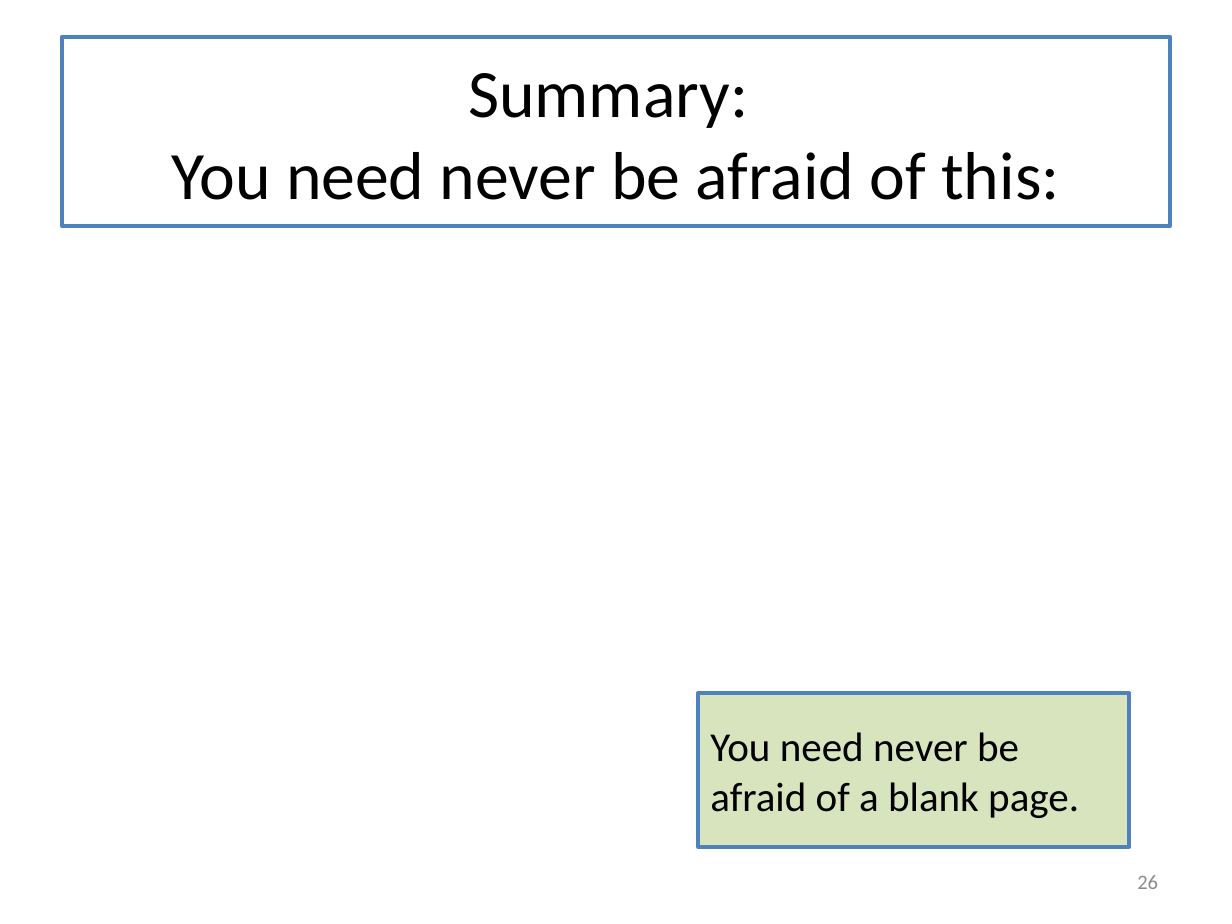
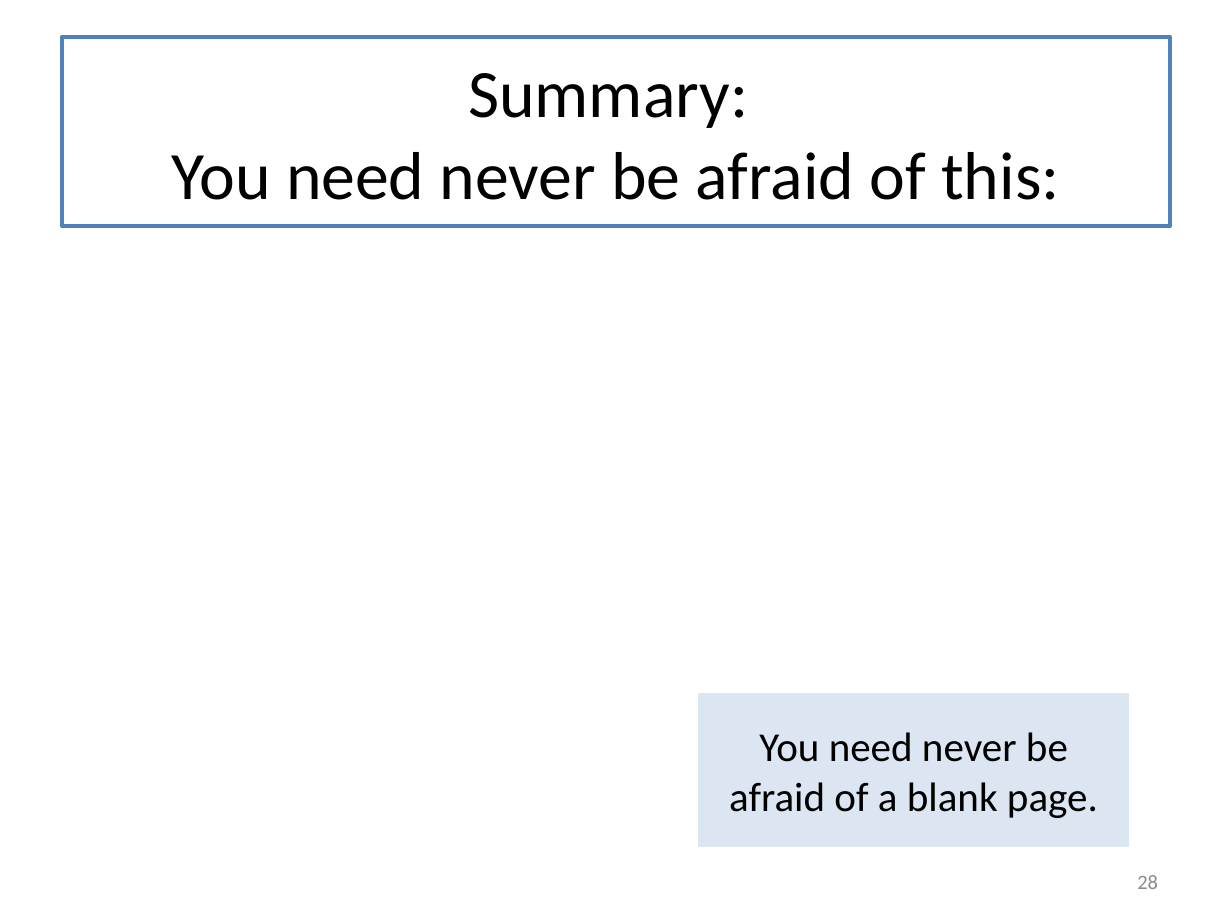
Before and after one commit to mwand/cs5010f16, a slide deck: slide 28 of Slides/Lesson 12.1 The Last Lecture.pptx (slide 26 before the commit). Drawn at 1232x924 pixels with LibreOffice and Linux fonts; fonts in the diff are those of the drawing. Boxes give left, top, right and bottom in pixels: in the first picture for what was removed or moved away, otherwise in the second. Text is boxed around its words. In the diff, an @@ line names an element or a change of style, - is before the commit and + after.

```diff
--- a/Slides/Lesson 12.1 The Last Lecture.pptx
+++ b/Slides/Lesson 12.1 The Last Lecture.pptx
@@ rectangle "You need never be afraid ..." at [699, 692, 1130, 846]: alignment left to centre; fill #D7E4BD to #DCE6F2; outline #4F81BD 2 pt to none @@
@@ page number at [1137, 875, 1158, 889]: text changed @@
-26
+28
```
Also in this commit, not shown: 10 other slides changed, 5 slides added, 3 slides removed.
